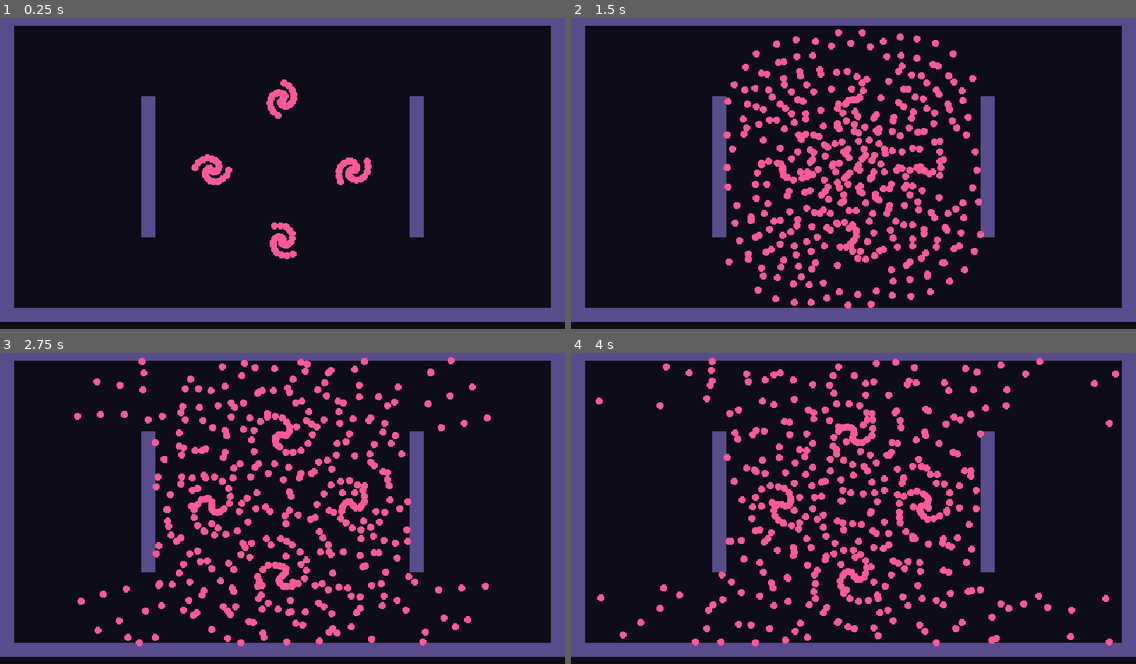
Above: before the commit, frames 1-4 (two rows, left to right).
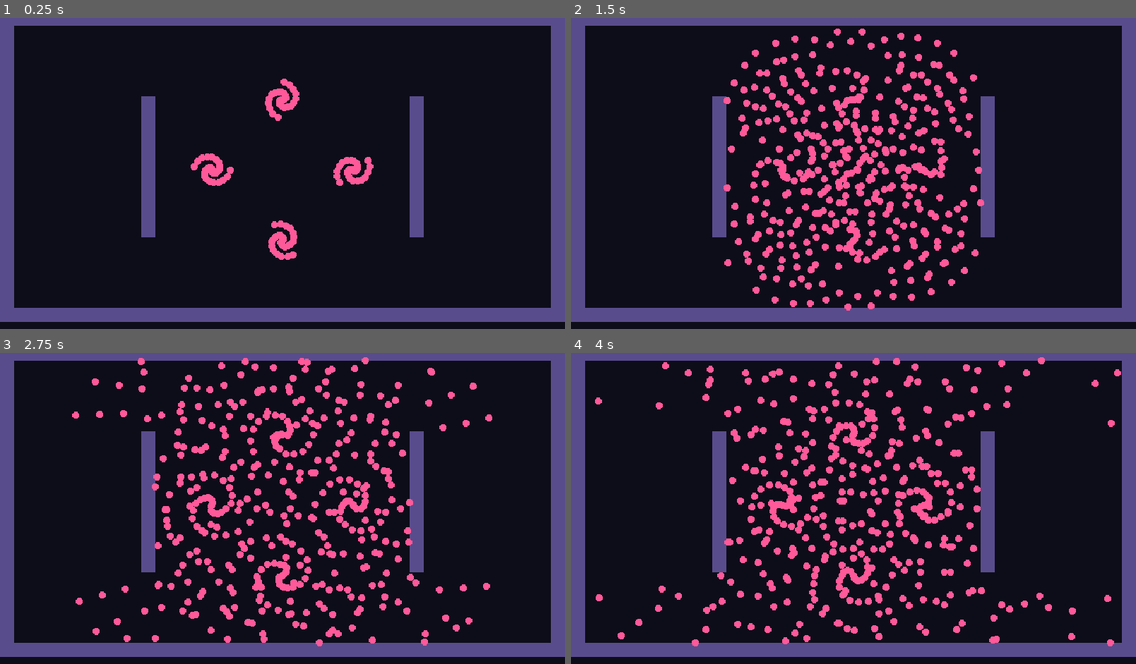
Above: after the commit, the same moments.

Repository: Kroustille/hypnagogia
Game: Godot game, scene res://debug/bullet_load_test.tscn
The game is run twice, just before and just after one commit, with the same random seed, the same clock (stepped at 60 frames per second) and the same inputs. This scene is started directly instead of the project's main scene.
Inputs (mouse positions are in pixels of both pictures, inside the frame that each line leads up to):
- Up to frame 1 (0.25 s): no input
- Up to frame 2 (1.5 s): move the mouse to (825, 232) at 0.52 s; hold W (move_up) from 0.53 s (still down); tap Space (dash) at 0.6 s; move the mouse to (1023, 217) at 1.27 s; click (1023, 217) at 1.35 s
- Up to frame 3 (2.75 s): move the mouse to (113, 458) at 2.02 s; release W (move_up) at 2.03 s; hold A (move_left) from 2.03 s (still down); tap Space (dash) at 2.1 s
- Up to frame 4 (4 s): move the mouse to (881, 505) at 2.77 s; click (881, 505) at 2.85 s; move the mouse to (768, 424) at 3.52 s; release A (move_left) at 3.53 s; hold S (move_down) from 3.53 s (still down); tap Space (dash) at 3.6 s

The runs differ from the first frame. In frame 1, 0.5% of the frame differs, in the area x 33-67%, y 19-78%; in frame 2, 3.5%; in frame 3, 3.7%, in the area x 12-88%, y 1-95%; in frame 4, 3.5%.

Commit message:
fix(combat): disable physics interpolation on bullet multimeshes
Instances are packed every frame, so instance n is not the same bullet
from one tick to the next: interpolating them drew bullets halfway to
another bullet's position for a frame (flash artifacts).

Co-Authored-By: Claude Opus 5.5 <noreply@anthropic.com>

Diff:
--- a/game/combat/bullets/bullet_manager.gd
+++ b/game/combat/bullets/bullet_manager.gd
@@ -105,6 +105,10 @@
 	var view: MultiMeshInstance2D = MultiMeshInstance2D.new()
 	view.multimesh = multimesh
 	view.texture = texture
+	# Instances are rewritten in _process and packed (instance n is not the same bullet from one frame to the
+	# next): interpolating them would draw a bullet halfway to another one's position for a frame (flash artifacts).
+	view.physics_interpolation_mode = Node.PHYSICS_INTERPOLATION_MODE_OFF
+	RenderingServer.multimesh_set_physics_interpolated(multimesh.get_rid(), false)
 	add_child(view)
 	_multimeshes.append(multimesh)
 	_render_counts.append(0)
